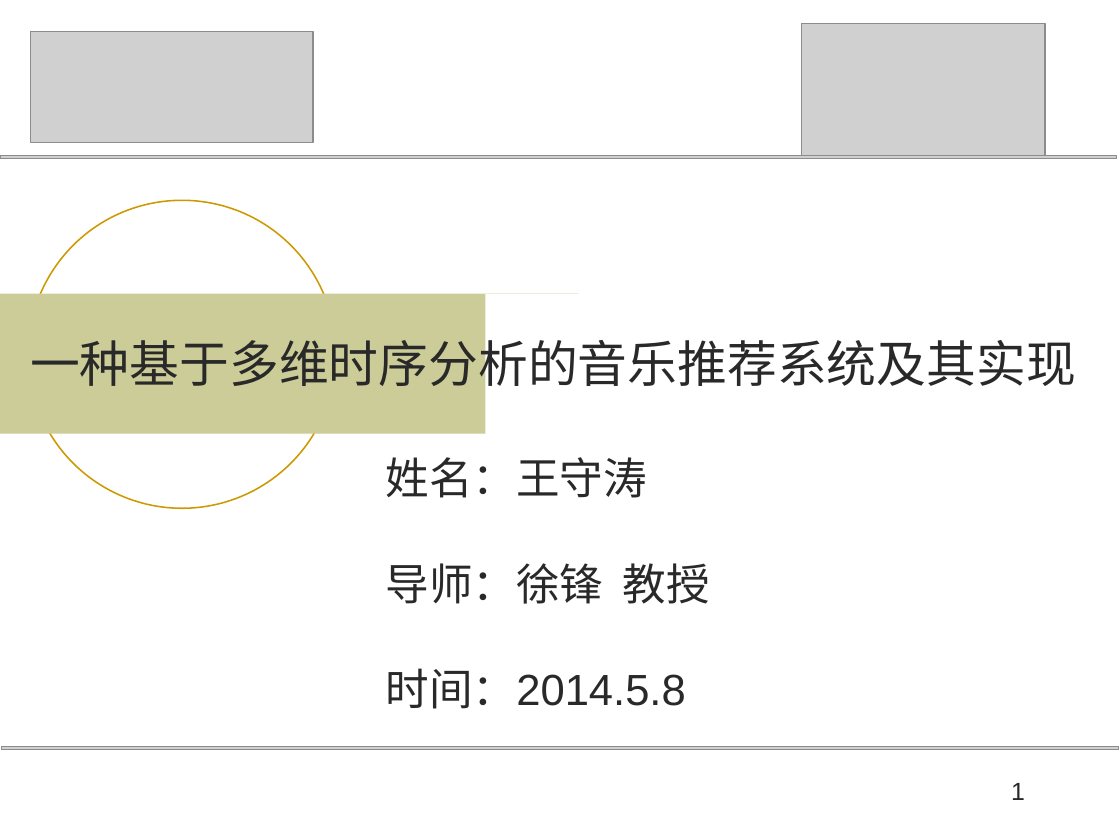
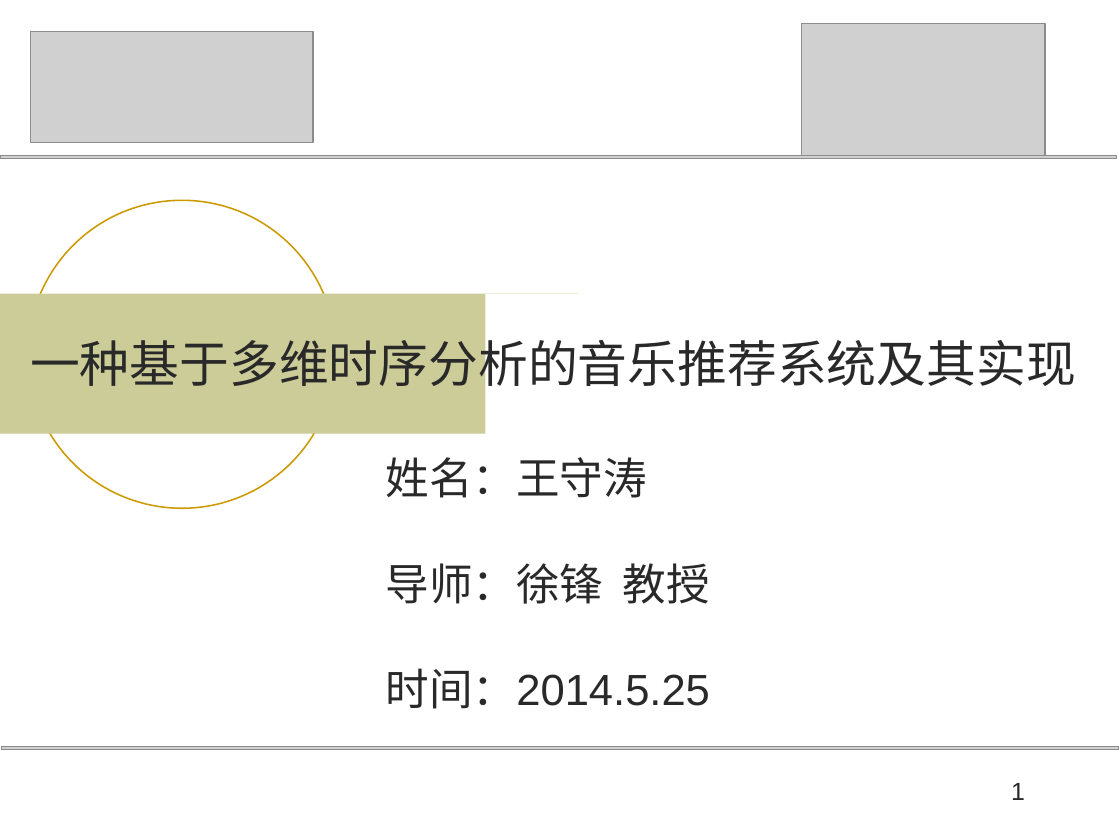
Before and after one commit to wwssttt/NJUThesis, a slide deck: slide 1 of 答辩准备/一种基于时间序列分析的个性化音乐推荐系统及其实现.ppt. Drawn at 1120x840 pixels with LibreOffice and Linux fonts; fonts in the diff are those of the drawing; grey boxes stand for pictures. Boxes give left, top, right and bottom in pixels: in the first picture for what was removed or moved away, otherwise in the second. Text is boxed around its words. In the diff, an @@ line names an element or a change of style, - is before the commit and + after.

```diff
--- a/答辩准备/一种基于时间序列分析的个性化音乐推荐系统及其实现.ppt
+++ b/答辩准备/一种基于时间序列分析的个性化音乐推荐系统及其实现.ppt
@@ subtitle at box(386, 668, 710, 709): text changed @@
-时间：2014.5.8
+时间：2014.5.25
```
Also in this commit, not shown: 4 other slides changed, 1 slide added, 2 slides removed, 3 other files.
